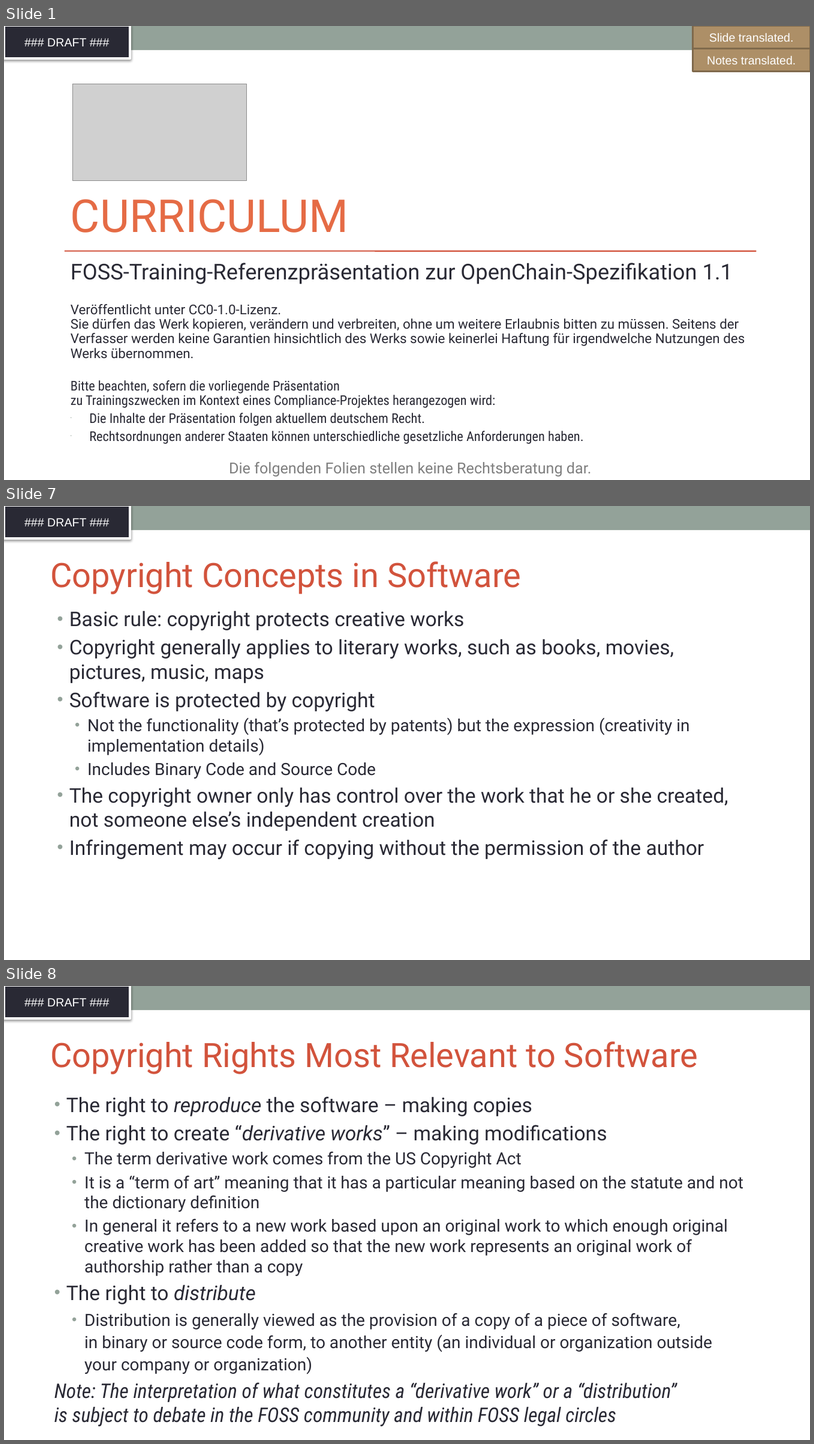
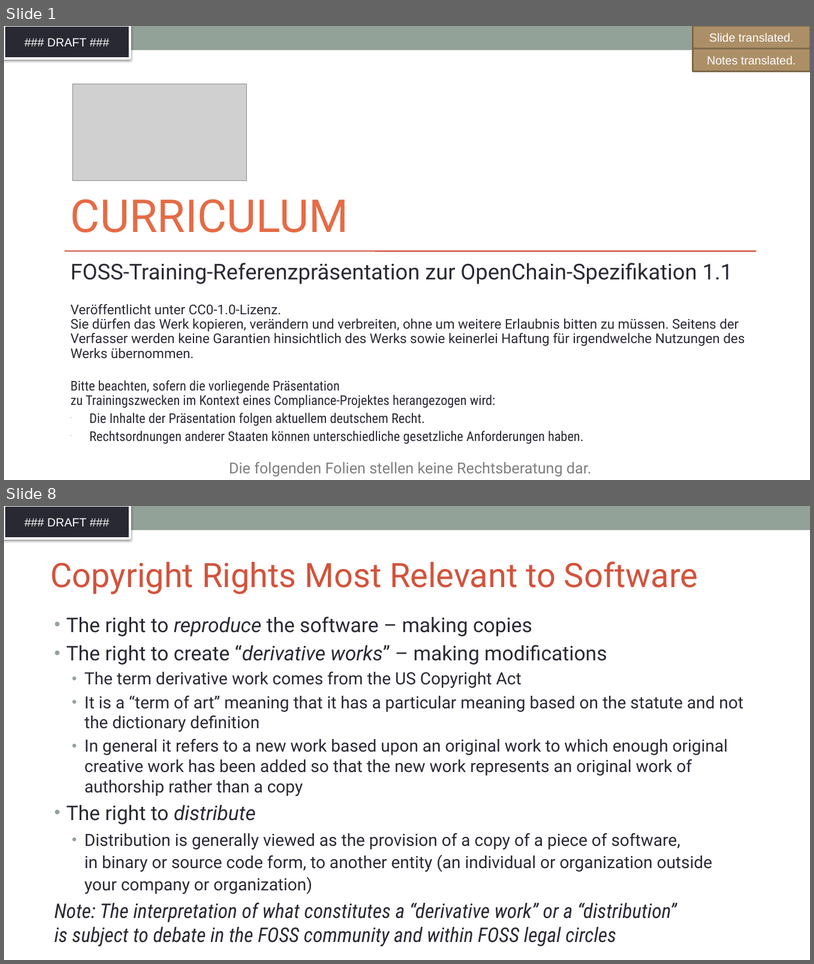
Before and after one commit to SThanheiser/curriculum, a slide deck: translation-DE/slides/DFT_openchain-curriculum-for-1-1_GER.pptx. Shown one above the other, each under a label of ours: slides 1, 7 and 8 before the commit, slides 1 and 8 after it; the slides between them are not shown. The pictures are 814x1444 and 814x964 pixels, drawn with LibreOffice and Linux fonts; fonts in the diff are those of the drawing; grey boxes stand for pictures; background and template pictures are left out. Boxes give left, top, right and bottom in pixels: in the first picture for what was removed or moved away, otherwise in the second. Text is boxed around its words. In the diff, an @@ line names an element or a change of style, - is before the commit and + after.

Commit message:
Translation of Slide 7

```diff
--- a/translation-DE/slides/DFT_openchain-curriculum-for-1-1_GER.pptx
+++ b/translation-DE/slides/DFT_openchain-curriculum-for-1-1_GER.pptx
@@ slide 7 removed at [4, 506, 810, 960], background #FFFFFF; not listed: 2 template elements that a slide beside it also shows @@
@@ title removed at [50, 561, 521, 594] @@
-Copyright Concepts in Software
@@ text removed at [69, 610, 729, 859] @@
-• Basic rule: copyright protects creative works
-• Copyright generally applies to literary works, such as books, movies, pictures, music, maps
-• Software is protected by copyright
-  • Not the functionality (that’s protected by patents) but the expression (creativity in implementation details)
-  • Includes Binary Code and Source Code
-• The copyright owner only has control over the work that he or she created, not someone else’s independent creation
-• Infringement may occur if copying without the permission of the author
```
Also in this commit, not shown: 5 slides changed, 1 slide added.
